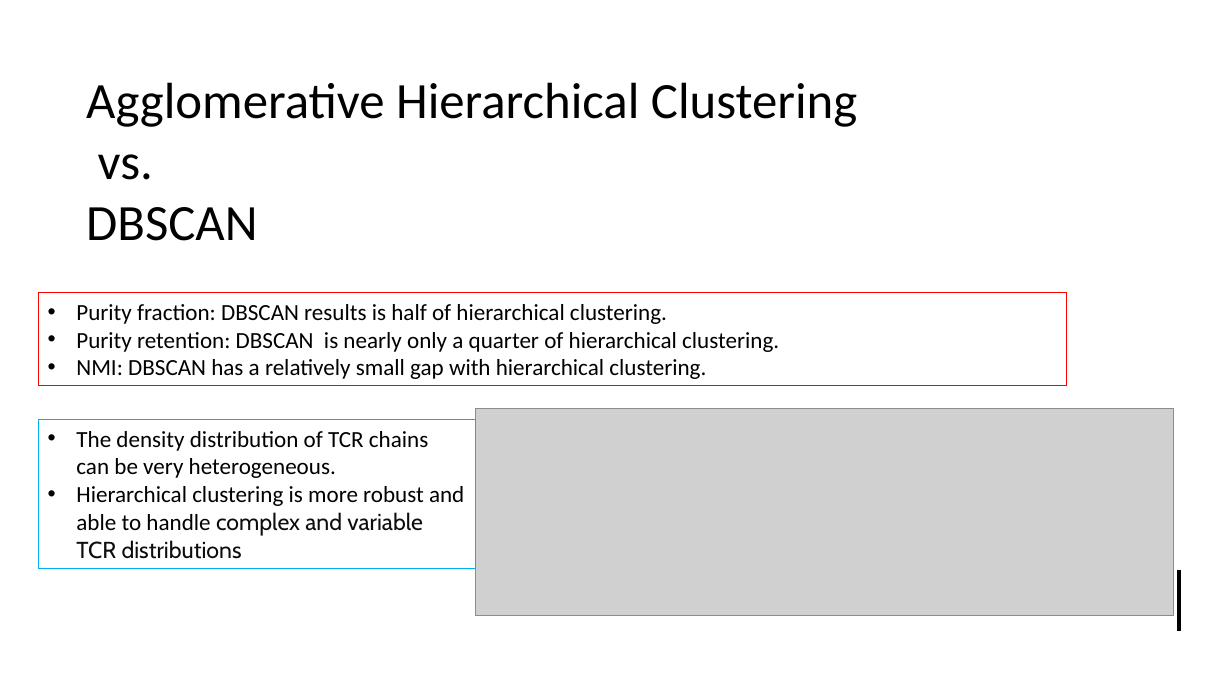
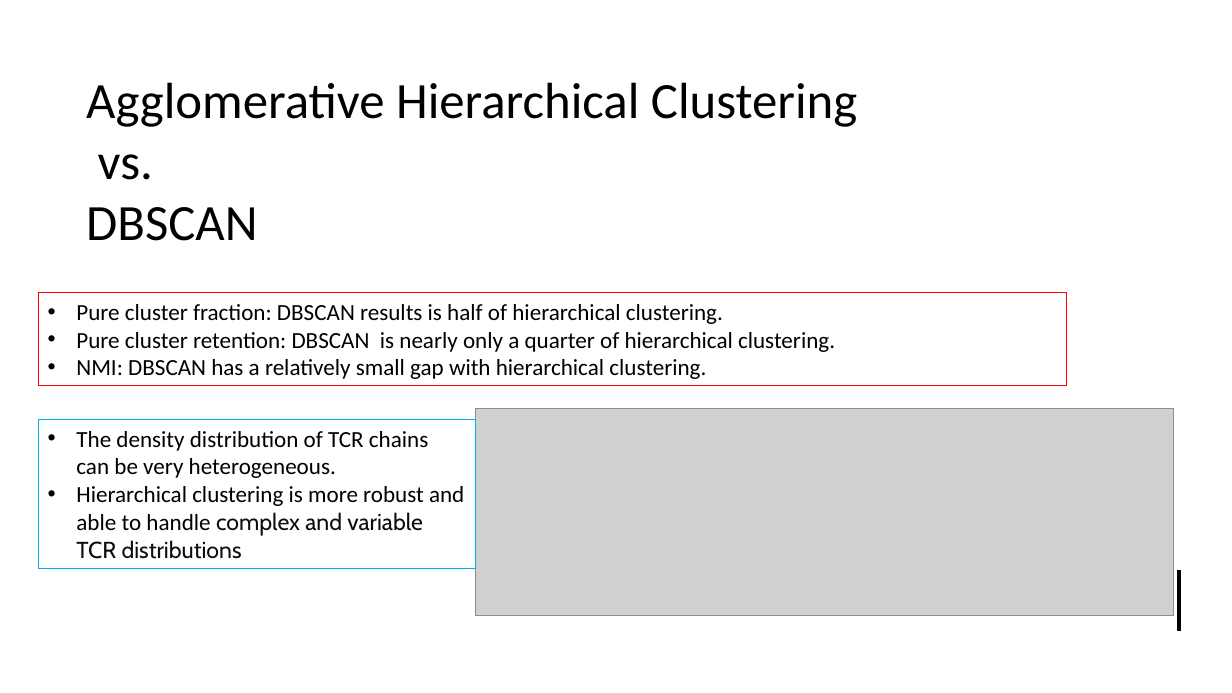
Before and after one commit to UoB-DSMP-2023-24/dsmp-2024-group4, a slide deck: slide 15 of summative presentation/Summative Oral Presentation-Group 4.pptx (slide 16 before the commit). Drawn at 1232x693 pixels with LibreOffice and Linux fonts; fonts in the diff are those of the drawing; grey boxes stand for pictures. Boxes give left, top, right and bottom in pixels: in the first picture for what was removed or moved away, otherwise in the second. Text is boxed around its words. In the diff, an @@ line names an element or a change of style, - is before the commit and + after.

```diff
--- a/summative presentation/Summative Oral Presentation-Group 4.pptx
+++ b/summative presentation/Summative Oral Presentation-Group 4.pptx
@@ text in rectangle at [76, 304, 835, 352]: text changed @@
-• Purity fraction: DBSCAN results is half of hierarchical clustering.
-• Purity retention: DBSCAN is nearly only a quarter of hierarchical clustering.
+• Pure cluster fraction: DBSCAN results is half of hierarchical clustering.
+• Pure cluster retention: DBSCAN is nearly only a quarter of hierarchical clustering.
```
Also in this commit, not shown: 4 other slides changed, 1 slide removed.
